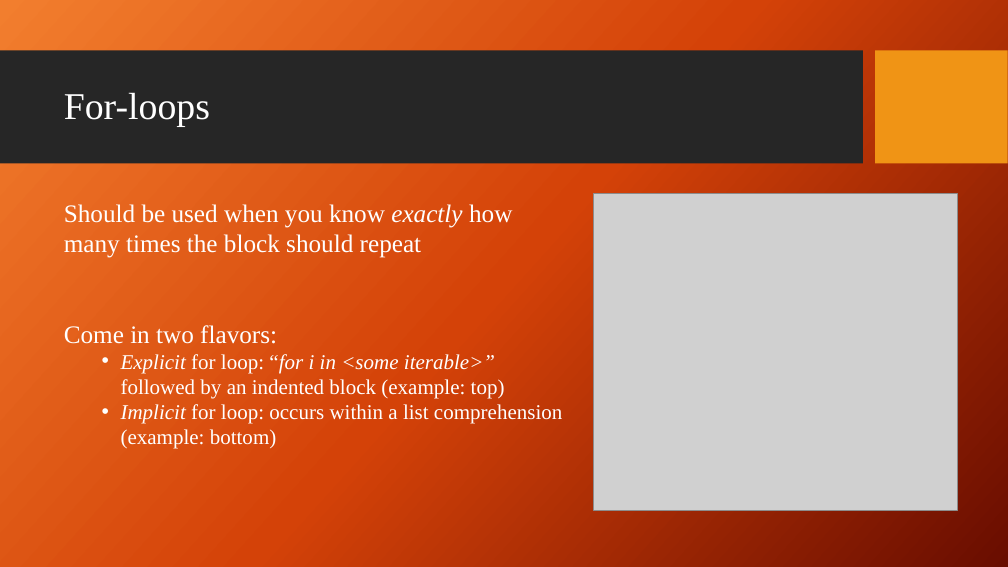
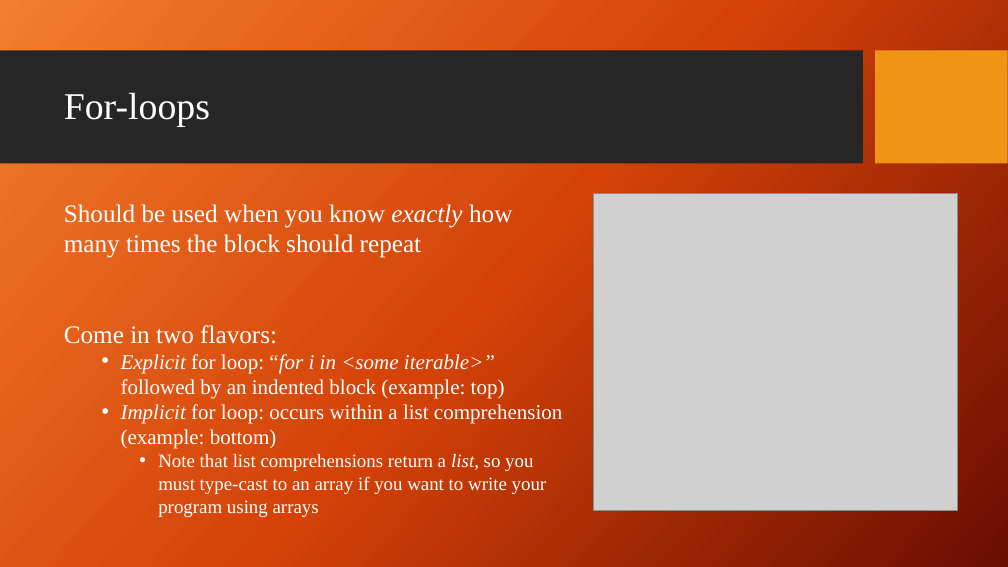
Before and after one commit to giganano/PythonBootcamp, a slide deck: slide 20 of slides/review.pptx. Drawn at 1008x567 pixels with LibreOffice and Linux fonts; fonts in the diff are those of the drawing; grey boxes stand for pictures; background and template pictures are left out. Boxes give left, top, right and bottom in pixels: in the first picture for what was removed or moved away, otherwise in the second. Text is boxed around its words. In the diff, an @@ line names an element or a change of style, - is before the commit and + after.

```diff
--- a/slides/review.pptx
+++ b/slides/review.pptx
@@ text at <box>158,454,547,517</box>: paragraph added @@
+    • Note that list comprehensions return a list, so you must type-cast to an array if you want to write your program using arrays
```
Also in this commit, not shown: 10 other slides changed, 2 other files.
